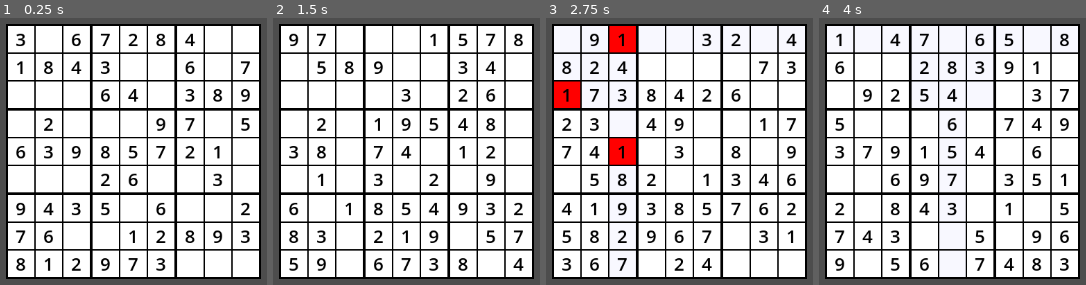
Above: before the commit, frames 1-4 (left to right).
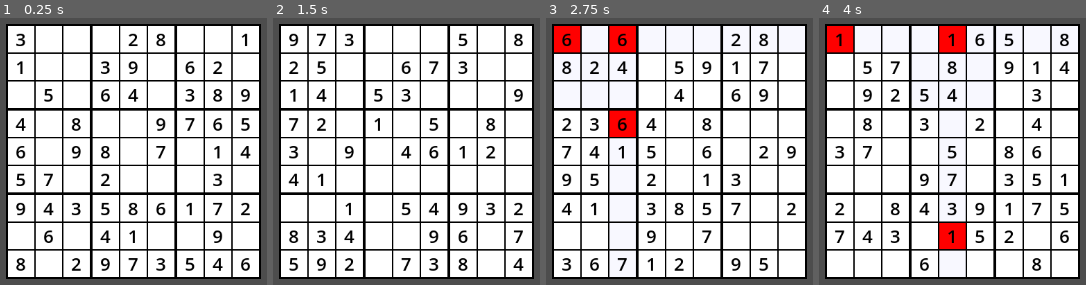
Above: after the commit, the same moments.

Repository: hfred0/Sudoku
Game: Godot game, scene res://main.tscn
Two runs of this game, one before a commit and one after it. Both use one fixed random seed, a clock stepped at 60 frames per second and the inputs below.
Inputs (mouse positions are in pixels of both pictures, inside the frame that each line leads up to):
- Up to frame 1 (0.25 s): no input
- Up to frame 2 (1.5 s): tap Enter at 0.5 s; move the mouse to (294, 39) at 0.52 s; hold C (check) 0.53-1.28 s; click (294, 39) at 0.67 s; tap R (reset) at 1.25 s; move the mouse to (321, 39) at 1.27 s; tap C (check) at 1.35 s; click (321, 39) at 1.42 s
- Up to frame 3 (2.75 s): tap R (reset) at 2 s; move the mouse to (623, 39) at 2.02 s; hold C (check) from 2.03 s (still down); click (623, 39) at 2.17 s
- Up to frame 4 (4 s): tap R (reset) at 2.75, 3.5 s; move the mouse to (925, 39) at 2.77 s; release C (check) at 2.78 s; tap C (check) at 2.85 s; click (925, 39) at 2.92 s; move the mouse to (952, 39) at 3.52 s; hold C (check) from 3.53 s (still down); click (952, 39) at 3.67 s

The runs differ from the first frame. In frame 1, 3.3% of the frame differs, in the area x 5-95%, y 5-95%; in frame 2, 3.6%; in frame 3, 8.2%, in the area x 2-95%, y 2-95%; in frame 4, 6.1%.

Commit message:
Add files via upload
Signed-off-by: hfred0 <160284400+hfred0@users.noreply.github.com>

Diff:
--- a/Knopf.gd
+++ b/Knopf.gd
@@ -14,5 +14,8 @@
 				get_parent().wertSenken(index)
 		get_parent().selectFeld = index
 
+func get_color() -> Color:
+	return $ColorRect.color
+
 func set_color(color):
 	$ColorRect.color = color
--- a/main.gd
+++ b/main.gd
@@ -8,11 +8,11 @@
 
 const FeldGröße = 40
 
-@export var Schwierigkeit:Schwierigkeiten
-var anzahlFelder = 81
+@export var Schwierigkeit:Schwierigkeiten#
 var selectFeld:int = -1
 var currentFeld:int = 0
 var FeldGrenze = []
+var Bereich = []
 
 var Ordnung = []
 var falscheFelder = []
@@ -23,18 +23,14 @@
 var Blöcke = []
 var Knöpfe = []
 
-func anzahlFelderRand():
-	var Bereich = [0, 0]
-
+func anzahlFelderBereich():
 	match Schwierigkeit:
 		0:
-			Bereich = [40, 59]
+			Bereich = [4, 7]
 		1:
-			Bereich = [30, 49]
+			Bereich = [3, 6]
 		2:
-			Bereich = [20, 39]
-
-	anzahlFelder = randf_range(Bereich[0], Bereich[1])
+			Bereich = [2, 5]
 
 #schaut, in welcher Spalte/Zeile/Block sich ein Feld befindet
 func checkSpalte(Feld) -> int:
@@ -137,34 +133,18 @@
 		schreibeNum(9, Feld)
 	kontrolle()
 
-#erzeugt Zahlen neu
-func reset():
-	Ordnung.clear()
-	Felder.clear()
-	mögFeld.clear()
-	Spalten.clear()
-	Zeilen.clear()
-	Blöcke.clear()
-	falscheFelder.clear()
-
-	for i in range(81):
-		Knöpfe[i].setzeText("")
-		Felder.append(0)
-		mögFeld.append([1, 2, 3, 4, 5, 6, 7, 8, 9])
-		Ordnung.append(i)
-	Ordnung.shuffle()
-
-	for o in range(9):
-		Spalten.append([])
-		Zeilen.append([])
-		Blöcke.append([])
-
-	erzeugeSpielfeld()
-	anzahlFelderRand()
-	löscheFelder()
+#macht Felder frei
+func löscheFelder():
+	for i in range(9):
+		var Zahlen = []
+		for o in range(81):
+			if Felder[o] == i + 1:
+				Zahlen.append(o)
+		Zahlen.shuffle()
+		for e in range(9 - round(randf_range(Bereich[0], Bereich[1]))):
+			schreibeNum(0, Zahlen[e])
 
 #erzeugt die Zahlen vom Sudoku
-#möglicherweise zufällige Reihenfolge der erzeugten Nummern
 func erzeugeSpielfeld() -> void:
 	if currentFeld < 81:
 		var mögNum = []
@@ -189,12 +169,6 @@
 		currentFeld = 0
 		return
 
-#macht Felder frei
-#umschreiben, sodass gewisse Anzahl von Zahlen übrigbleibt
-func löscheFelder():
-	for i in range(81 - anzahlFelder):
-		schreibeNum(0, Ordnung[i])
-
 #erzeugt das Brett (Vor Zuweisung der Zahlen verwenden!)
 func erzeugeSpielbrett():
 	for i in range(81):
@@ -203,6 +177,32 @@
 		Knopf.position = Vector2(checkSpalte(i) * FeldGröße + 2 * (i / 3 % 3) - 2, checkZeile(i) * FeldGröße + 2 * floor(i / 27) - 2)
 		Knöpfe.append(Knopf)
 		add_child(Knopf)
+
+#erzeugt alle Zahlen neu
+func reset():
+	Ordnung.clear()
+	Felder.clear()
+	mögFeld.clear()
+	Spalten.clear()
+	Zeilen.clear()
+	Blöcke.clear()
+	falscheFelder.clear()
+
+	for i in range(81):
+		Knöpfe[i].setzeText("")
+		Felder.append(0)
+		mögFeld.append([1, 2, 3, 4, 5, 6, 7, 8, 9])
+		Ordnung.append(i)
+	Ordnung.shuffle()
+
+	for o in range(9):
+		Spalten.append([])
+		Zeilen.append([])
+		Blöcke.append([])
+
+	erzeugeSpielfeld()
+	anzahlFelderBereich()
+	löscheFelder()
 
 #kontrolliert, ob ein Feld nicht möglich ist, ignoriert leere Felder
 func kontrolle():
@@ -229,15 +229,17 @@
 		markFeld.append_array(retZeile(checkZeile(Feld)))
 		markFeld.append_array(retBlock(checkBlock(Feld)))
 		for i in range(81):
+			var ogFarbe = Knöpfe[i].get_color()
 			if markFeld.count(i):
 				Knöpfe[i].set_color(Color(0.97, 0.97, 1))
 			else:
-				Knöpfe[i].set_color(Color(1, 1, 1))
+				Knöpfe[i].set_color(ogFarbe)
 			if falscheFelder.count(i):
 				Knöpfe[i].set_color(Color(1, 0, 0))
 	else:
 		for i in range(81):
-			Knöpfe[i].set_color(Color(1, 1, 1))
+			var ogFarbe = Knöpfe[i].get_color()
+			Knöpfe[i].set_color(ogFarbe)
 			if falscheFelder.count(i):
 				Knöpfe[i].set_color(Color(1, 0, 0))
 
